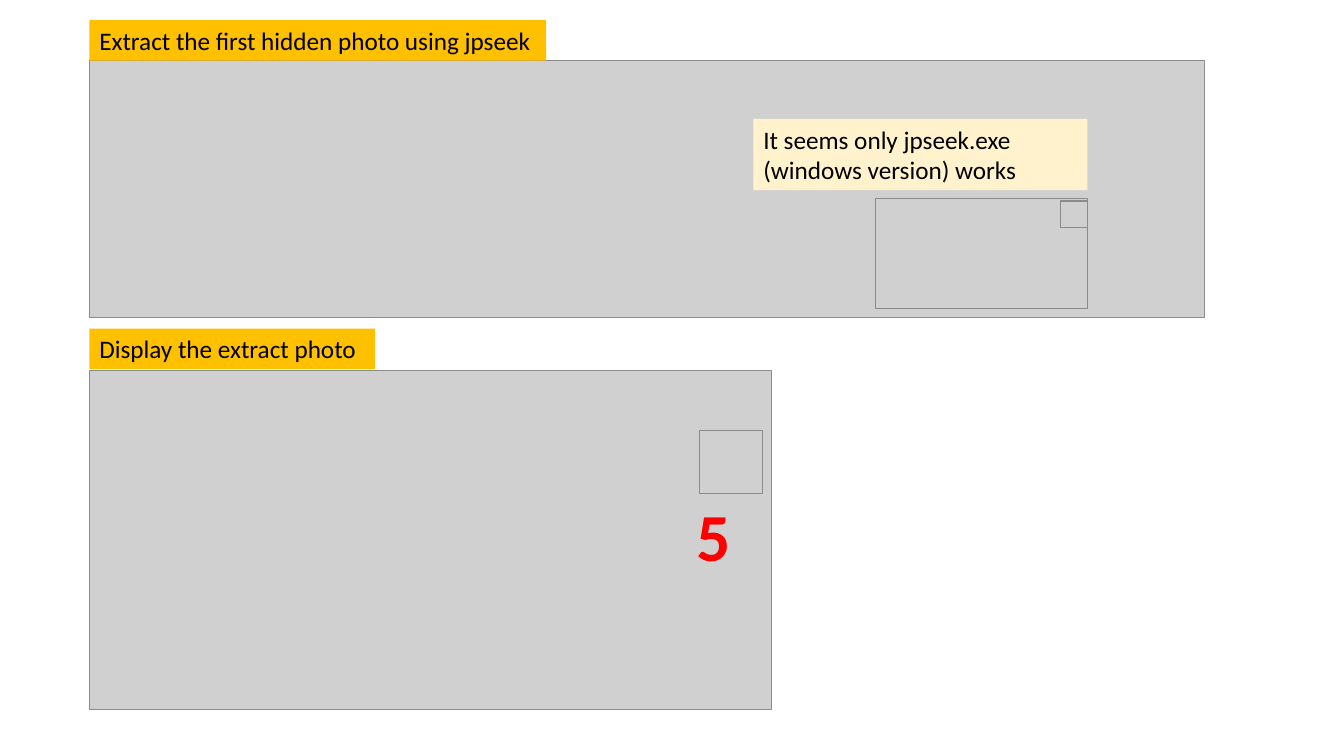
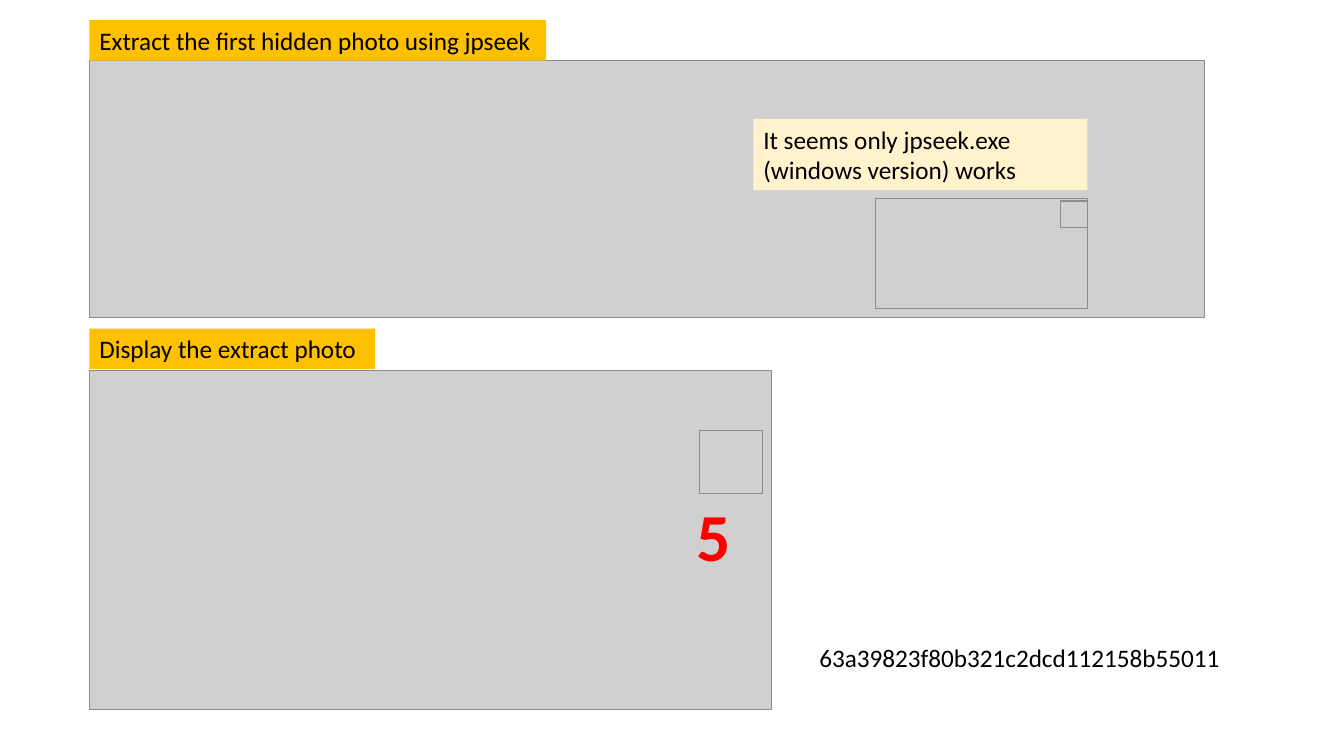
Before and after one commit to frankwxu/digital-forensics-lab, a slide deck: slide 15 of Illegal_Possession_Images/Rhion_Possession_2_Steganography.pptx. Drawn at 1344x756 pixels with LibreOffice and Linux fonts; fonts in the diff are those of the drawing; grey boxes stand for pictures; background and template pictures are left out. Boxes give left, top, right and bottom in pixels: in the first picture for what was removed or moved away, otherwise in the second. Text is boxed around its words. In the diff, an @@ line names an element or a change of style, - is before the commit and + after.

```diff
--- a/Illegal_Possession_Images/Rhion_Possession_2_Steganography.pptx
+++ b/Illegal_Possession_Images/Rhion_Possession_2_Steganography.pptx
@@ text added at (819, 649, 1219, 668), 18 pt, text #000000 @@
+63a39823f80b321c2dcd112158b55011
```
Also in this commit, not shown: 3 other slides changed, 1 slide added, 5 other files.
